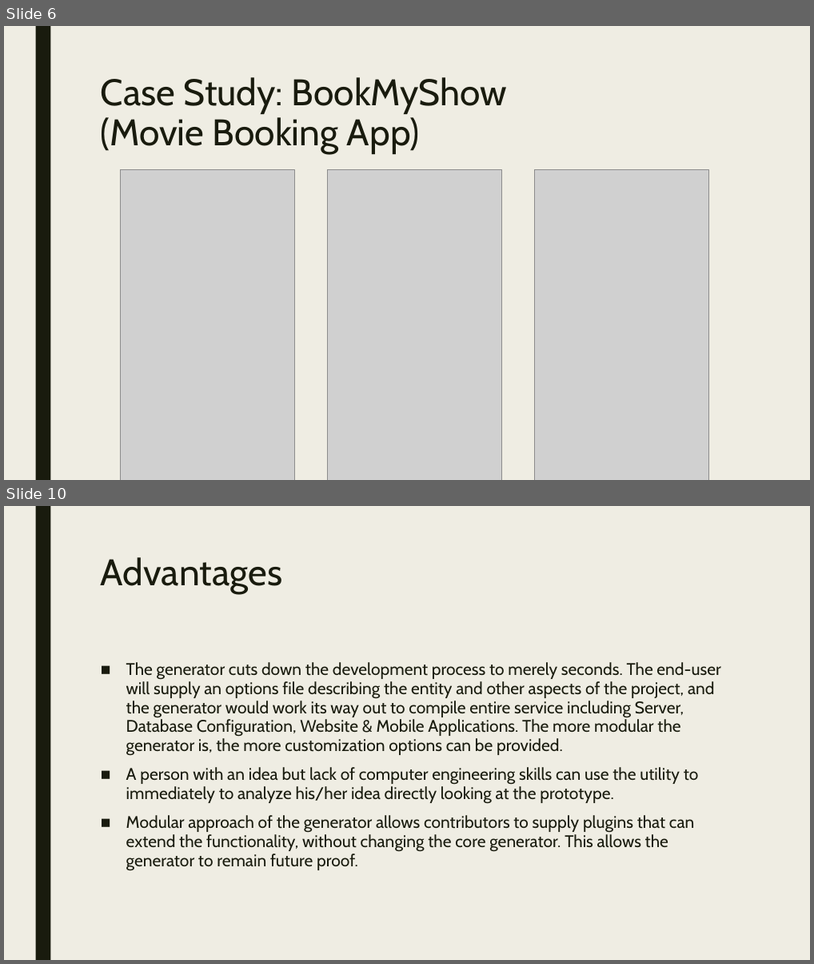
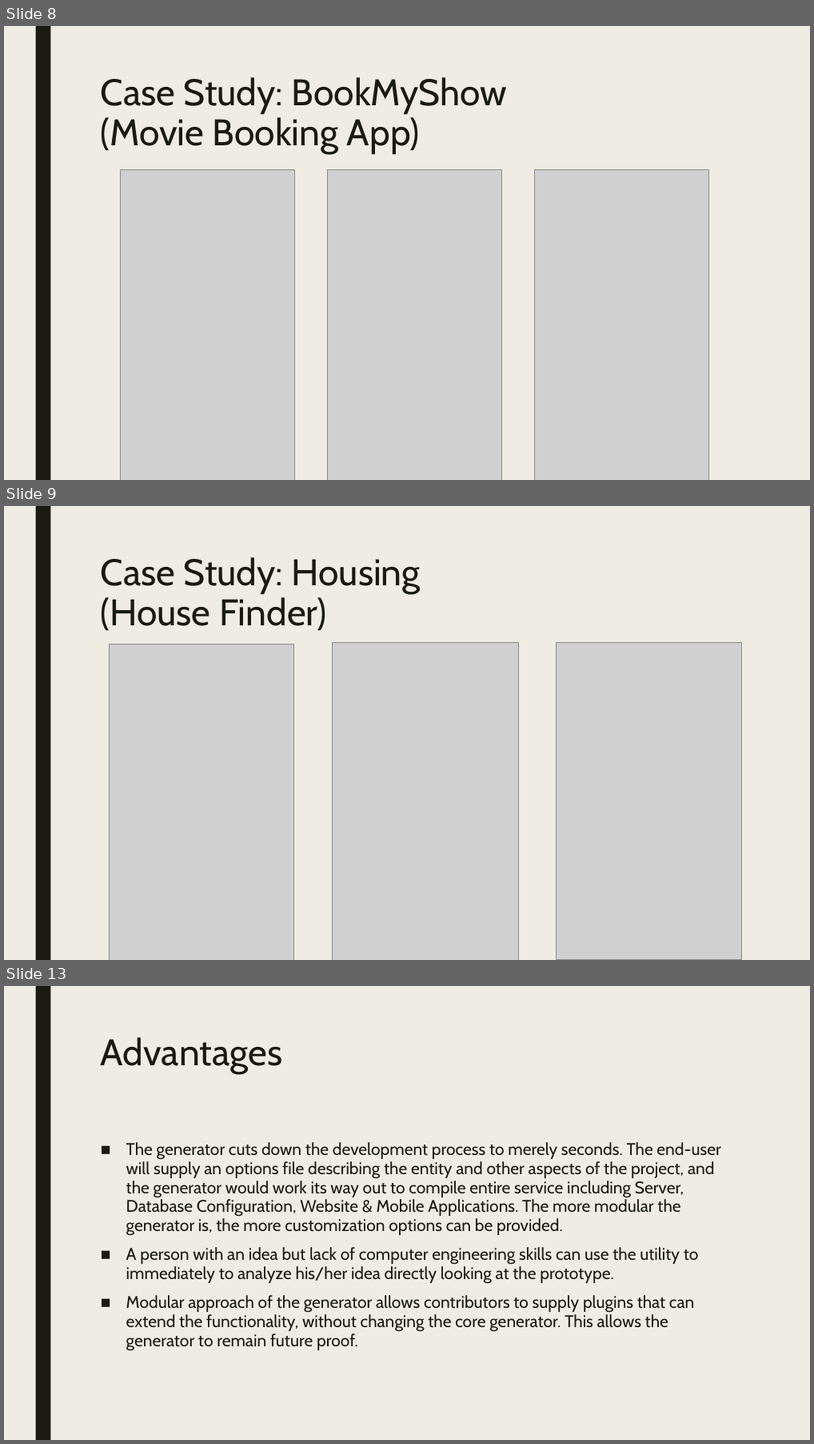
Before and after one commit to bogas04/MVP-Generator, a slide deck: docs/Final/Presentation.pptx. Shown one above the other, each under a label of ours: slides 6 and 10 before the commit, slides 8, 9 and 13 after it; the slides between them are not shown. The pictures are 814x964 and 814x1444 pixels, drawn with LibreOffice and Linux fonts; fonts in the diff are those of the drawing; grey boxes stand for pictures. Boxes give left, top, right and bottom in pixels: in the first picture for what was removed or moved away, otherwise in the second. Text is boxed around its words. In the diff, an @@ line names an element or a change of style, - is before the commit and + after.

Commit message:
new case studies

```diff
--- a/docs/Final/Presentation.pptx
+++ b/docs/Final/Presentation.pptx
@@ slide 9 added at (4,506,810,960), background #EFEDE3; not listed: 1 template element that a slide beside it also shows @@
@@ title added at (101,557,421,631), 44 pt, text #191B0E @@
+Case Study: Housing
+(House Finder)
@@ picture added at (110,644,294,960) @@
@@ picture added at (333,642,519,960) @@
@@ picture added at (556,642,742,960) @@
@@ what was slide 6 is now slide 8 @@
@@ what was slide 10 is now slide 13 @@
```
Also in this commit, not shown: 5 slides changed, 2 other slides added, 1 other file.
